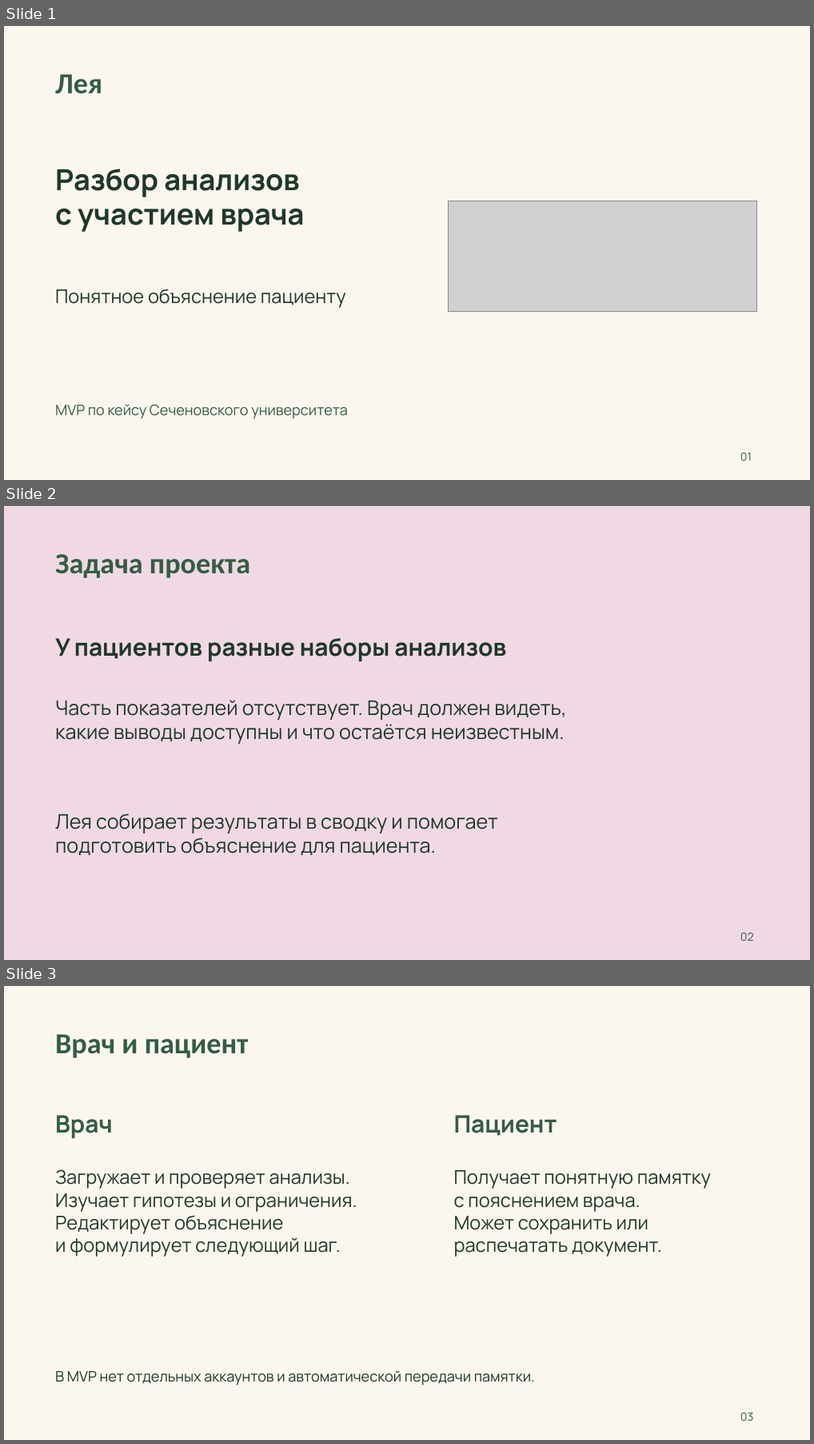
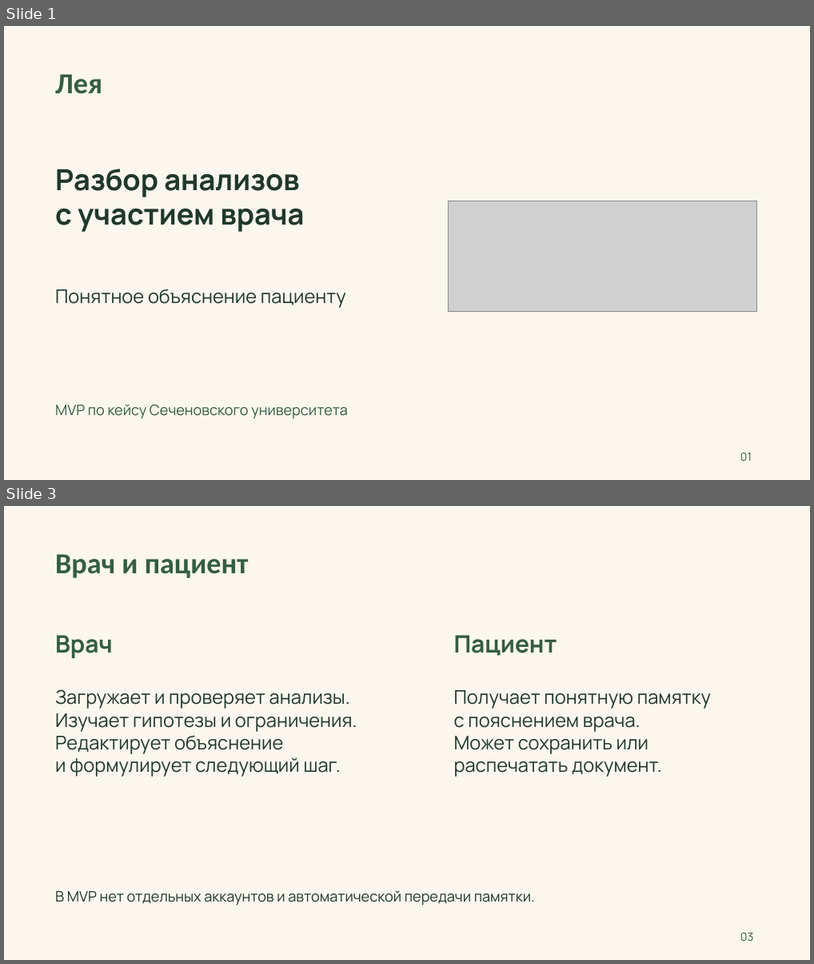
Before and after one commit to sooonklc-sys/leya, a slide deck: docs/presentation/leya.pptx. Shown one above the other, each under a label of ours: slides 1, 2 and 3 before the commit, slides 1 and 3 after it; the slides between them are not shown. The pictures are 814x1444 and 814x964 pixels, drawn with LibreOffice and Linux fonts; fonts in the diff are those of the drawing; grey boxes stand for pictures. Boxes give left, top, right and bottom in pixels: in the first picture for what was removed or moved away, otherwise in the second. Text is boxed around its words. In the diff, an @@ line names an element or a change of style, - is before the commit and + after.

```diff
--- a/docs/presentation/leya.pptx
+++ b/docs/presentation/leya.pptx
@@ slide 2 removed at (4, 506, 810, 960), background #F0D9E5 @@
@@ text removed at (55, 554, 250, 578) @@
-Задача проекта
@@ text removed at (55, 638, 506, 661) @@
-У пациентов разные наборы анализов
@@ text removed at (55, 700, 566, 744) @@
-Часть показателей отсутствует. Врач должен видеть,
-какие выводы доступны и что остаётся неизвестным.
@@ text removed at (55, 813, 498, 855) @@
-Лея собирает результаты в сводку и помогает
-подготовить объяснение для пациента.
@@ text removed at (741, 932, 754, 940) @@
-02
```
Also in this commit, not shown: 2 slides changed, 1 slide added, 6 other files.
